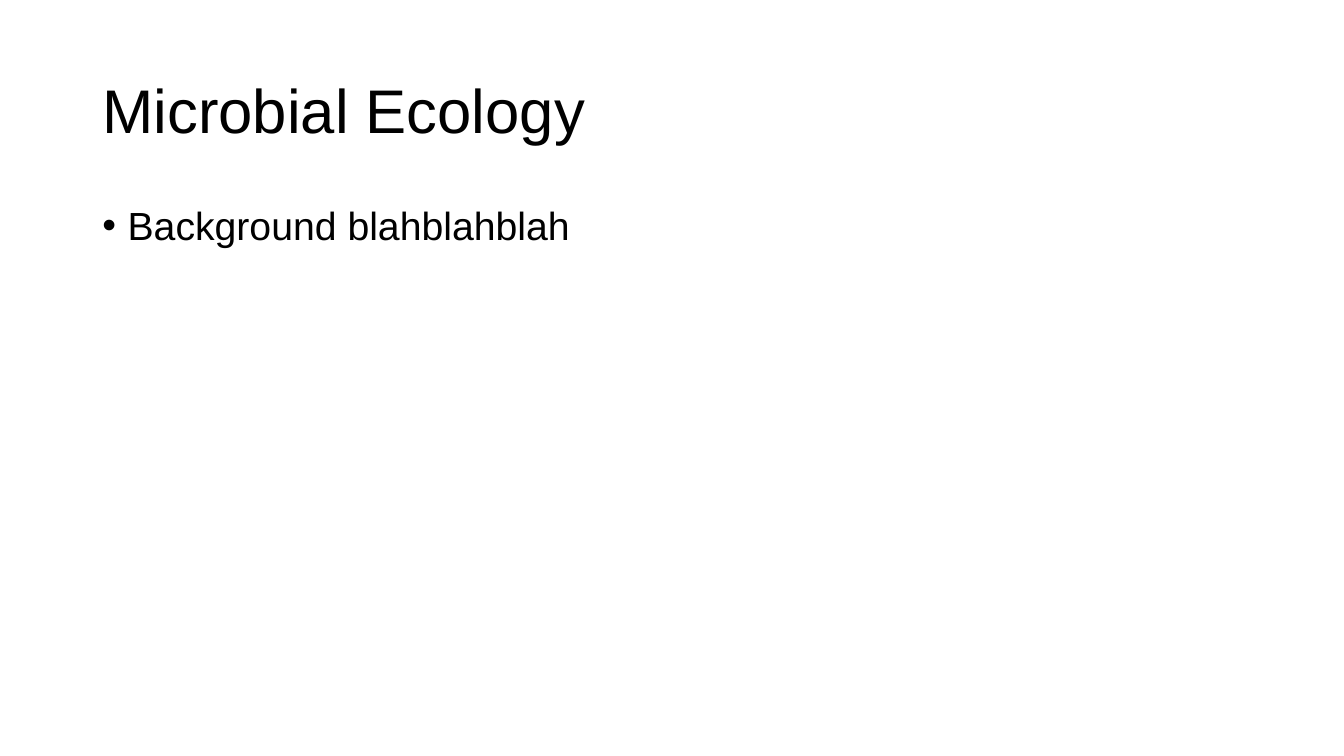
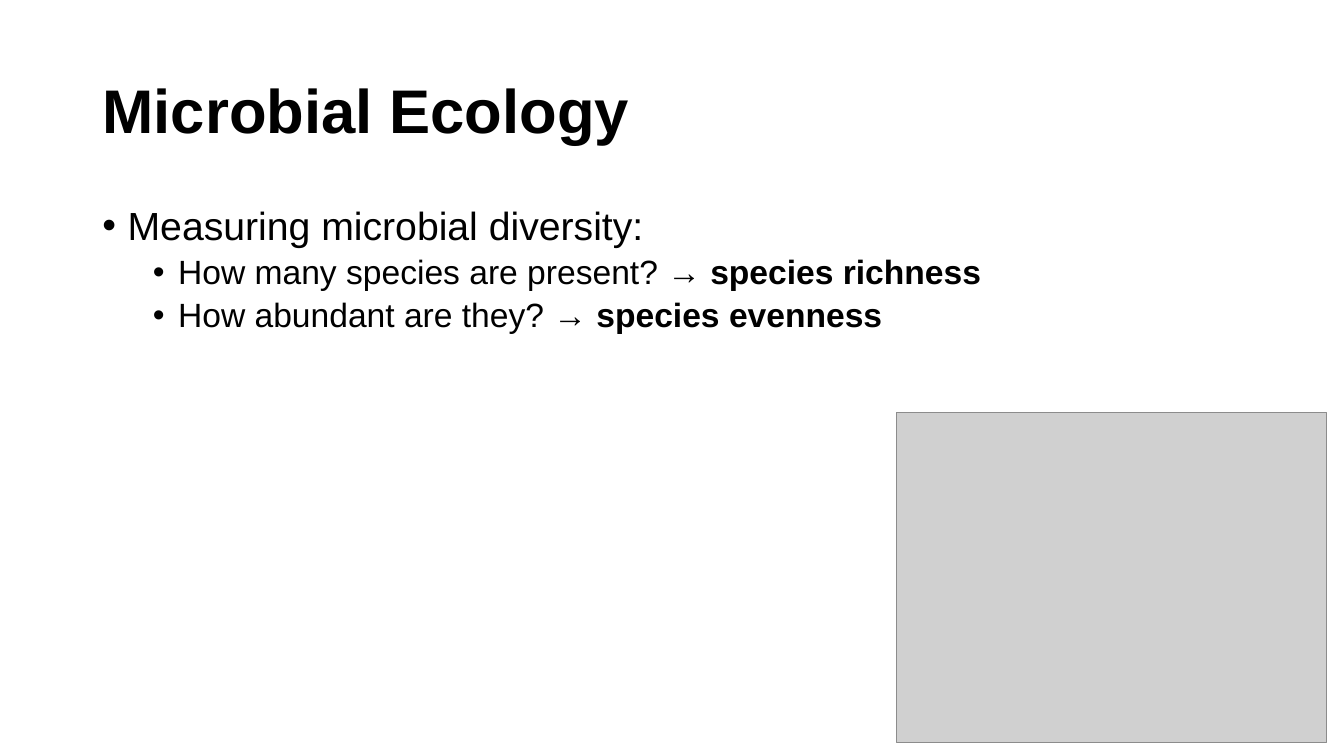
Before and after one commit to mafeeney/BM211, a slide deck: slide 5 of workshop1/BM211 workshop 1 2024.pptx. Drawn at 1344x756 pixels with LibreOffice and Linux fonts; fonts in the diff are those of the drawing; grey boxes stand for pictures. Boxes give left, top, right and bottom in pixels: in the first picture for what was removed or moved away, otherwise in the second. Text is boxed around its words. In the diff, an @@ line names an element or a change of style, - is before the commit and + after.

```diff
--- a/workshop1/BM211 workshop 1 2024.pptx
+++ b/workshop1/BM211 workshop 1 2024.pptx
@@ title "Microbial Ecology" at (x1=102, y1=88, x2=629, y2=145): bold on @@
@@ text at (x1=128, y1=211, x2=981, y2=334): text changed; size 28 to 24 pt @@
-• Background blahblahblah
+• Measuring microbial diversity:
+  • How many species are present? → species richness
+  • How abundant are they? → species evenness
@@ picture added at (x1=897, y1=412, x2=1328, y2=743) @@
```
Also in this commit, not shown: 3 other slides changed, 3 slides added, 1 slide removed, 1 other file.
